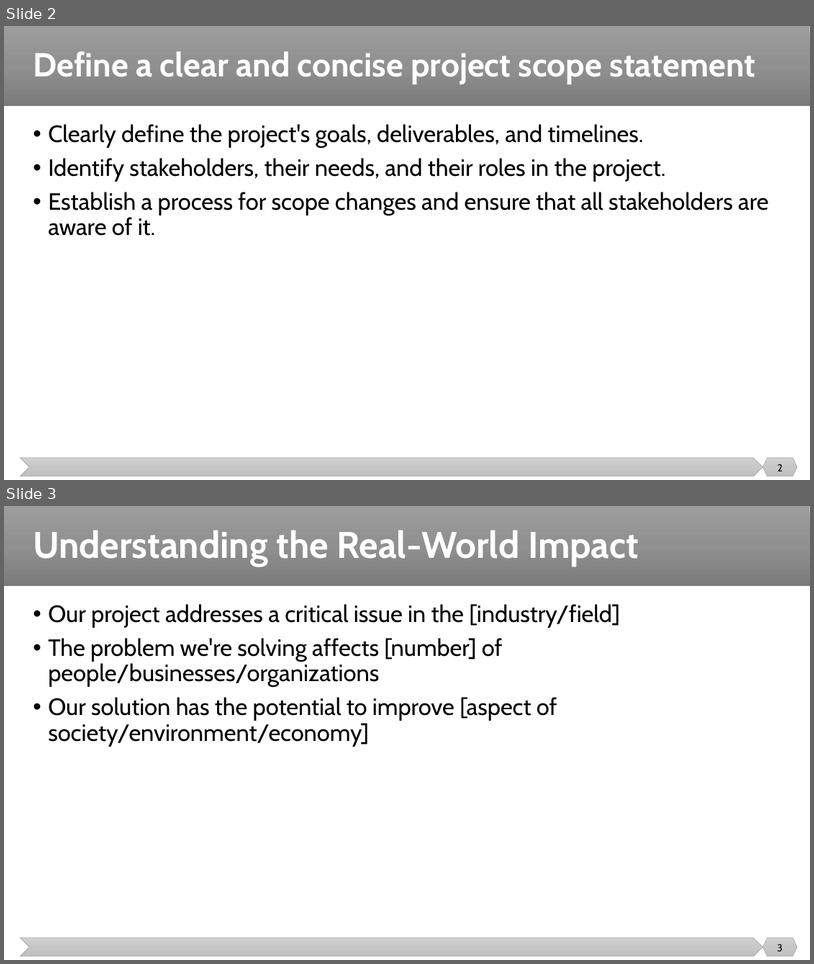
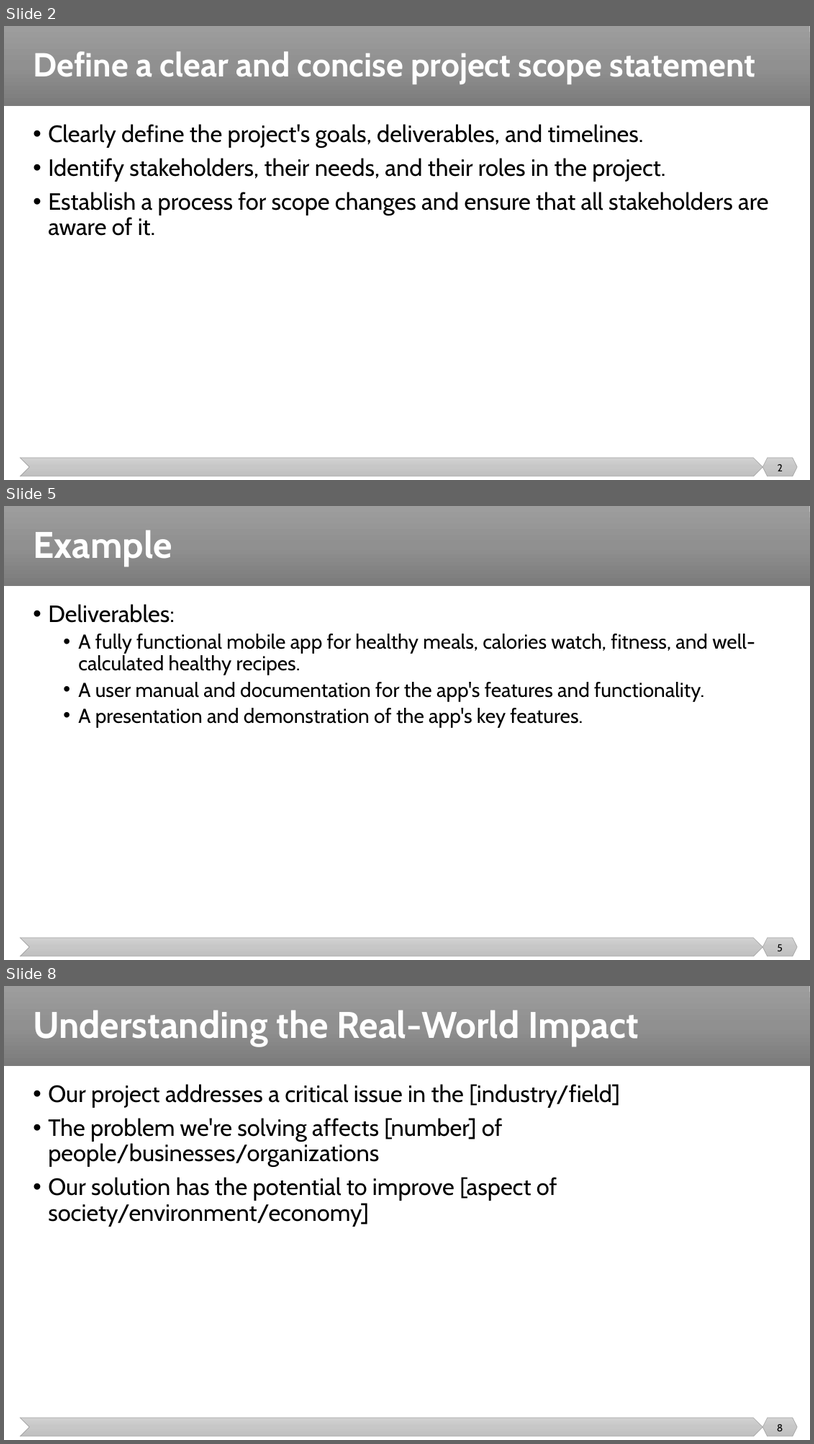
Before and after one commit to malenezi/malenezi, a slide deck: SE499/Lectures/8/Best Practices.pptx. Shown one above the other, each under a label of ours: slides 2 and 3 before the commit, slides 2, 5 and 8 after it; the slides between them are not shown. The pictures are 814x964 and 814x1444 pixels, drawn with LibreOffice and Linux fonts; fonts in the diff are those of the drawing. Boxes give left, top, right and bottom in pixels: in the first picture for what was removed or moved away, otherwise in the second. Text is boxed around its words. In the diff, an @@ line names an element or a change of style, - is before the commit and + after.

```diff
--- a/SE499/Lectures/8/Best Practices.pptx
+++ b/SE499/Lectures/8/Best Practices.pptx
@@ slide 5 added at (x1=4, y1=506, x2=810, y2=960), background #FFFFFF; not listed: 3 template elements that a slide beside it also shows @@
@@ title added at (x1=33, y1=530, x2=172, y2=566), 44 pt, text #FFFFFF, bold @@
+Example
@@ text added at (x1=48, y1=604, x2=756, y2=727), 24 pt, text #000000 @@
+• Deliverables:
+  • A fully functional mobile app for healthy meals, calories watch, fitness, and well-calculated healthy recipes.
+  • A user manual and documentation for the app's features and functionality.
+  • A presentation and demonstration of the app's key features.
@@ page number added at (x1=777, y1=944, x2=783, y2=951), 12 pt, text #000000 @@
+5
@@ what was slide 3 is now slide 8 @@
@@ page number at (x1=777, y1=1424, x2=784, y2=1431): text changed @@
-3
+8
```
Also in this commit, not shown: 5 other slides added, 8 other files.
